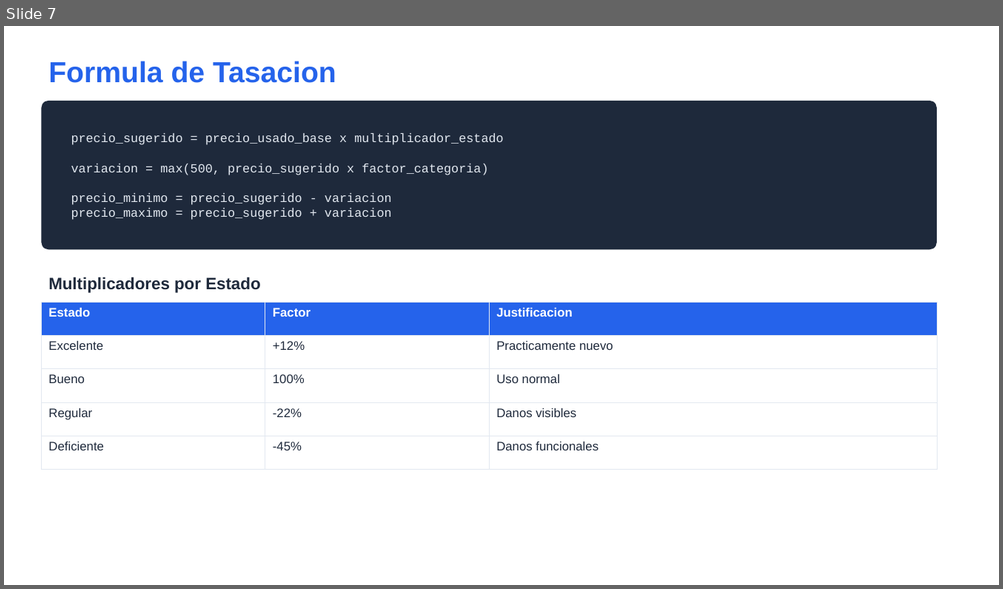
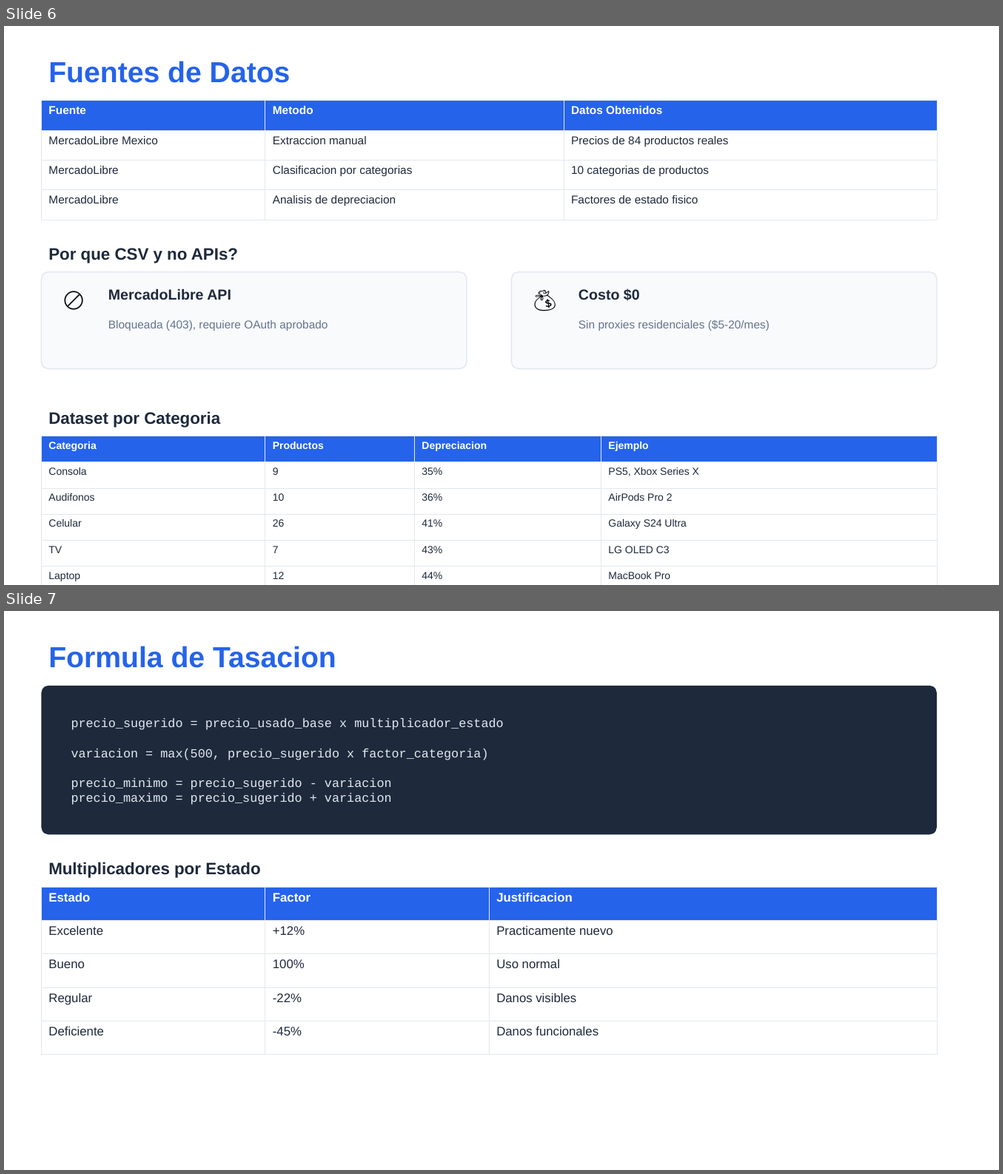
Before and after one commit to OscarEL1/smartvaluation, a slide deck: presentacion/SmartValuation_Presentacion.pptx. Shown one above the other, each under a label of ours: slide 7 before the commit, slides 6 and 7 after it. The pictures are 1003x589 and 1003x1174 pixels, drawn with LibreOffice and Linux fonts; fonts in the diff are those of the drawing. Boxes give left, top, right and bottom in pixels: in the first picture for what was removed or moved away, otherwise in the second. Text is boxed around its words. In the diff, an @@ line names an element or a change of style, - is before the commit and + after.

```diff
--- a/presentacion/SmartValuation_Presentacion.pptx
+++ b/presentacion/SmartValuation_Presentacion.pptx
@@ slide 6 added at (4, 26, 999, 585), background #FFFFFF @@
@@ text added at (48, 61, 290, 83), 28 pt, text #2563EB, bold @@
+Fuentes de Datos
@@ table added at (41, 101, 936, 210), 4 rows, 3 columns @@
+Fuente | Metodo | Datos Obtenidos
+MercadoLibre Mexico | Extraccion manual | Precios de 84 productos reales
+MercadoLibre | Clasificacion por categorias | 10 categorias de productos
+MercadoLibre | Analisis de depreciacion | Factores de estado fisico
@@ text added at (48, 248, 238, 264), 16 pt, text #1E293B, bold @@
+Por que CSV y no APIs?
@@ rounded rectangle added at (41, 272, 466, 369), fill #F8FAFC, outline #E2E8F0 1 pt @@
@@ text added at (57, 280, 101, 317), 22 pt, text #000000 @@
+🚫
@@ text added at (108, 289, 231, 301), 14 pt, text #1E293B, bold @@
+MercadoLibre API
@@ rounded rectangle added at (512, 272, 936, 369), fill #F8FAFC, outline #E2E8F0 1 pt @@
@@ text added at (526, 280, 571, 317), 22 pt, text #000000 @@
+💰
@@ text added at (578, 289, 640, 301), 14 pt, text #1E293B, bold @@
+Costo $0
@@ text added at (108, 321, 327, 331), 11 pt, text #64748B @@
+Bloqueada (403), requiere OAuth aprobado
@@ text added at (578, 321, 769, 331), 11 pt, text #64748B @@
+Sin proxies residenciales ($5-20/mes)
@@ text added at (48, 412, 220, 428), 16 pt, text #1E293B, bold @@
+Dataset por Categoria
@@ table added at (41, 437, 936, 585), 7 rows, 4 columns @@
+Categoria | Productos | Depreciacion | Ejemplo
+Consola | 9 | 35% | PS5, Xbox Series X
+Audifonos | 10 | 36% | AirPods Pro 2
+Celular | 26 | 41% | Galaxy S24 Ultra
+TV | 7 | 43% | LG OLED C3
+Laptop | 12 | 44% | MacBook Pro
+Lavadora | 4 | 45% | Whirlpool 15kg
```
Also in this commit, not shown: 6 slides changed, 7 other slides added, 2 slides removed, 5 other files.
